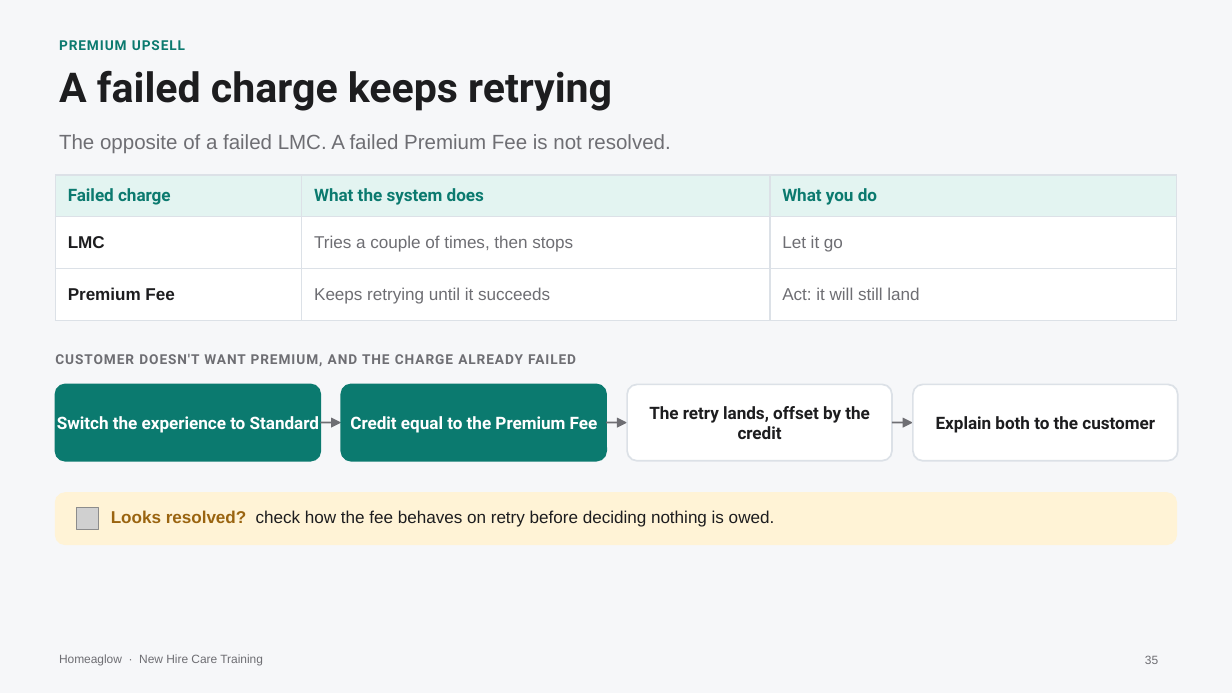
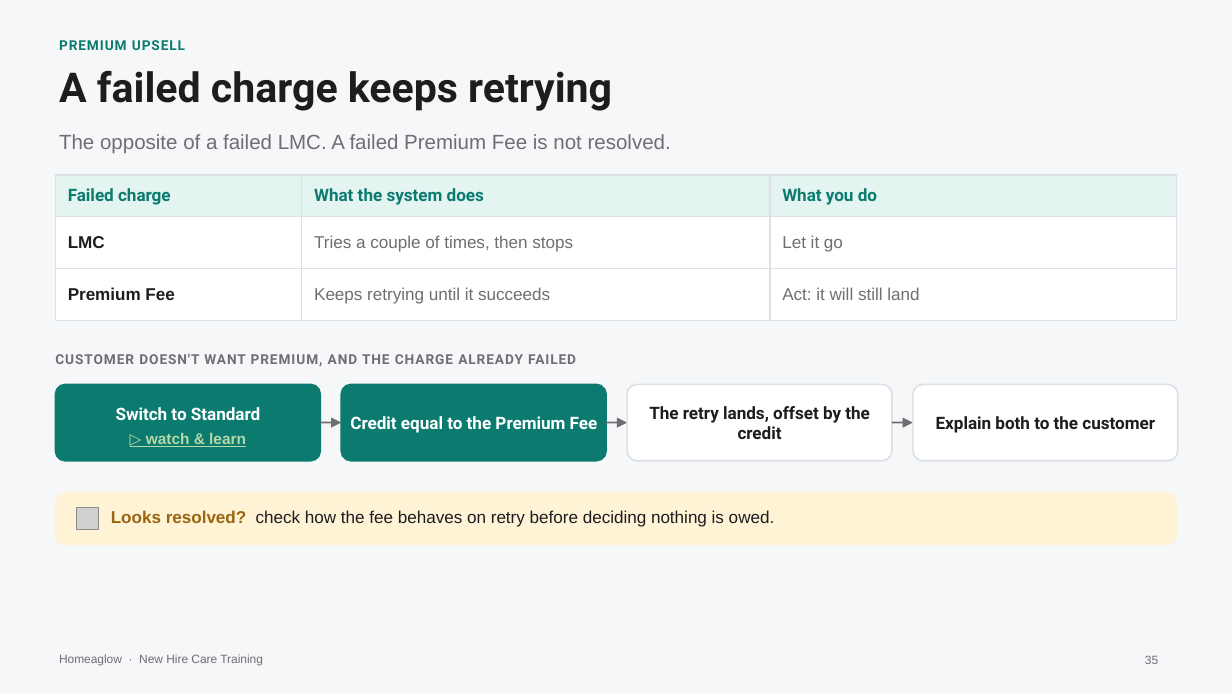
Before and after one commit to anjulimichelle/training, a slide deck: slide 35 of incorrect-info-lmc-lockout/incorrect-info-lmc-lockout.pptx. Drawn at 1232x693 pixels with LibreOffice and Linux fonts; fonts in the diff are those of the drawing; grey boxes stand for pictures. Boxes give left, top, right and bottom in pixels: in the first picture for what was removed or moved away, otherwise in the second. Text is boxed around its words. In the diff, an @@ line names an element or a change of style, - is before the commit and + after.

```diff
--- a/incorrect-info-lmc-lockout/incorrect-info-lmc-lockout.pptx
+++ b/incorrect-info-lmc-lockout/incorrect-info-lmc-lockout.pptx
@@ text "Switch to Standard" at (116,407,260,420): vertical alignment middle to bottom @@
@@ text at (116,407,260,420): text changed @@
-Switch the experience to Standard
+Switch to Standard
@@ text added at (146,433,246,447), 9 pt, text #B6D7A8, bold, underline @@
+▷ watch & learn
```
Also in this commit, not shown: 3 other slides changed, 2 other files.
